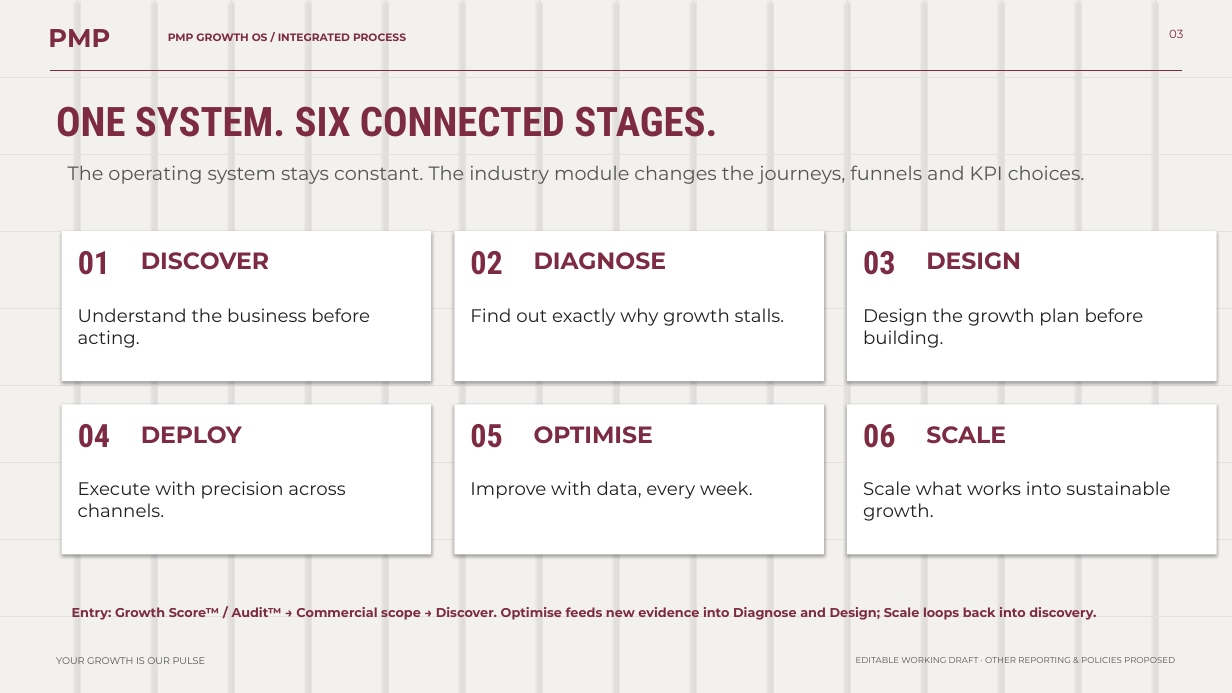
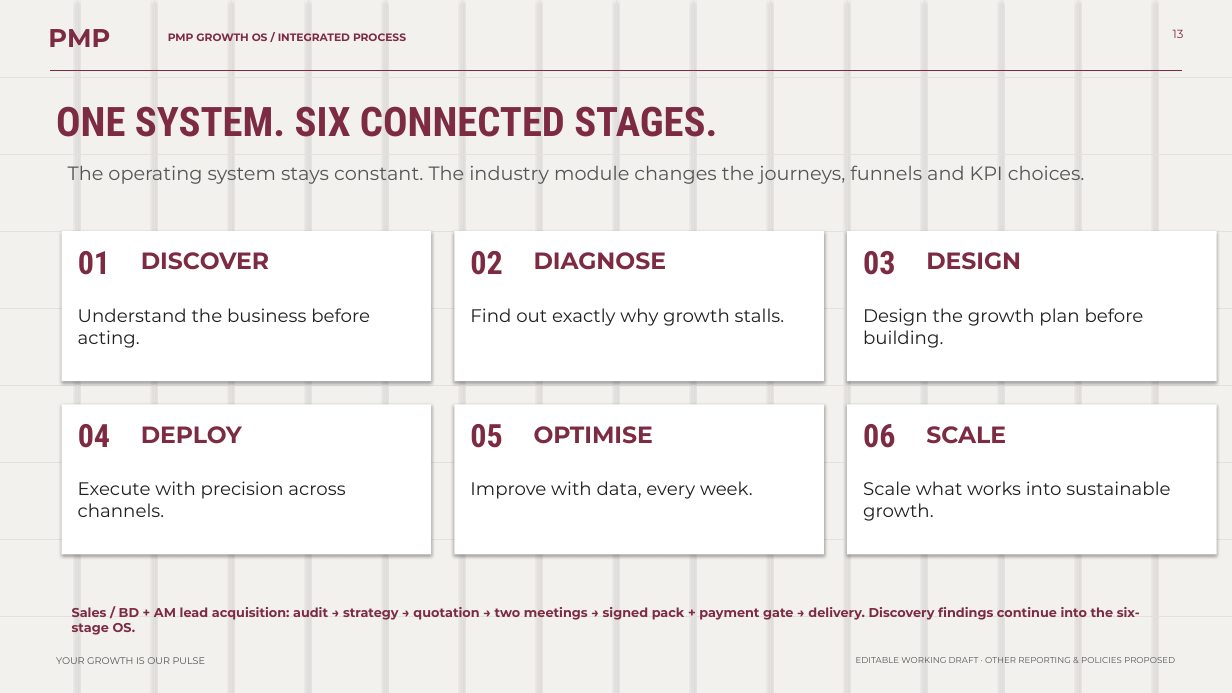
Before and after one commit to bassmasherif888-maker/PMP-Growth-Agency-, a slide deck: slide 13 of presentations/PMP-Growth-OS-Confirmed-Workflow-Editable.pptx (slide 3 before the commit). Drawn at 1232x693 pixels with LibreOffice and Linux fonts; fonts in the diff are those of the drawing. Boxes give left, top, right and bottom in pixels: in the first picture for what was removed or moved away, otherwise in the second. Text is boxed around its words. In the diff, an @@ line names an element or a change of style, - is before the commit and + after.

```diff
--- a/presentations/PMP-Growth-OS-Confirmed-Workflow-Editable.pptx
+++ b/presentations/PMP-Growth-OS-Confirmed-Workflow-Editable.pptx
@@ text at box(1173, 29, 1184, 38): text changed @@
-03
+13
@@ text at box(72, 607, 1140, 635): text changed @@
-Entry: Growth Score™ / Audit™ → Commercial scope → Discover. Optimise feeds new evidence into Diagnose and Design; Scale loops back into discovery.
+Sales / BD + AM lead acquisition: audit → strategy → quotation → two meetings → signed pack + payment gate → delivery. Discovery findings continue into the six-stage OS.
```
Also in this commit, not shown: 46 other slides changed, 10 slides added, 14 other files.
